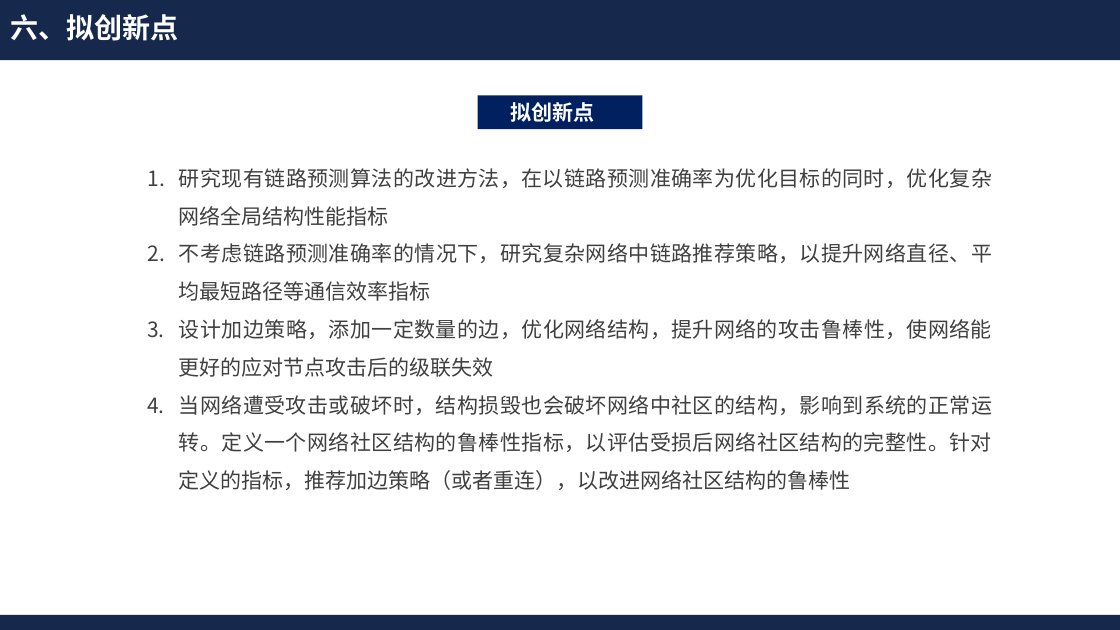
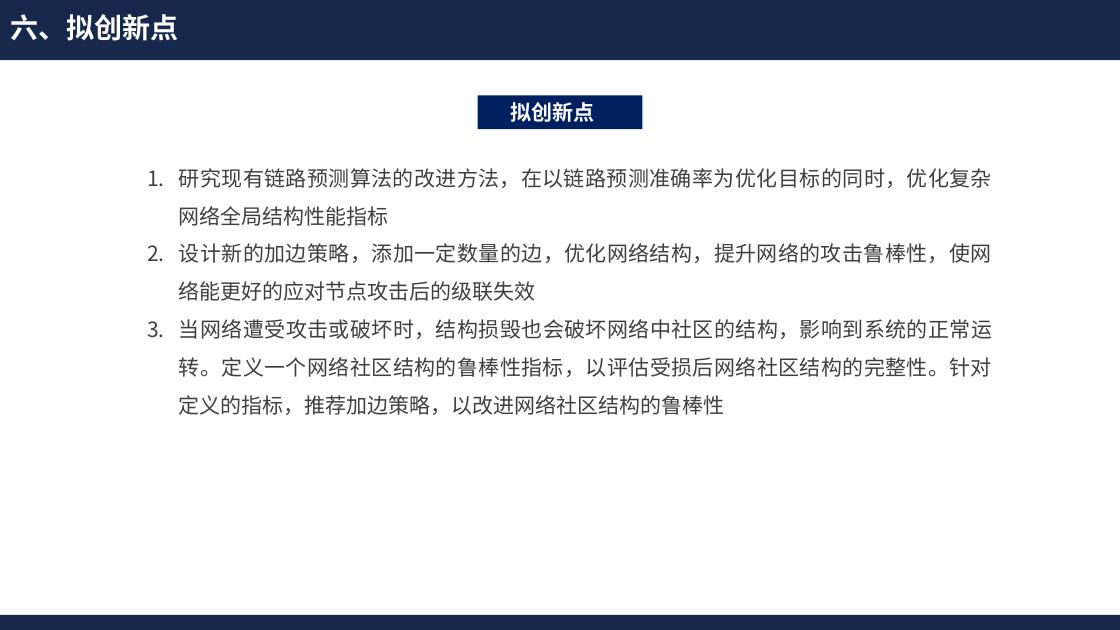
Before and after one commit to Akihi7777/day-day-up, a slide deck: slide 16 of 毕业近在咫尺/开题答辩.pptx (slide 15 before the commit). Drawn at 1120x630 pixels with LibreOffice and Linux fonts; fonts in the diff are those of the drawing; background and template pictures are left out. Boxes give left, top, right and bottom in pixels: in the first picture for what was removed or moved away, otherwise in the second. Text is boxed around its words. In the diff, an @@ line names an element or a change of style, - is before the commit and + after.

```diff
--- a/毕业近在咫尺/开题答辩.pptx
+++ b/毕业近在咫尺/开题答辩.pptx
@@ text at (179,243,992,415): text changed @@
-2. 不考虑链路预测准确率的情况下，研究复杂网络中链路推荐策略，以提升网络直径、平均最短路径等通信效率指标
-3. 设计加边策略，添加一定数量的边，优化网络结构，提升网络的攻击鲁棒性，使网络能更好的应对节点攻击后的级联失效
-4. 当网络遭受攻击或破坏时，结构损毁也会破坏网络中社区的结构，影响到系统的正常运转。定义一个网络社区结构的鲁棒性指标，以评估受损后网络社区结构的完整性。针对定义的指标，推荐加边策略（或者重连），以改进网络社区结构的鲁棒性
+2. 设计新的加边策略，添加一定数量的边，优化网络结构，提升网络的攻击鲁棒性，使网络能更好的应对节点攻击后的级联失效
+3. 当网络遭受攻击或破坏时，结构损毁也会破坏网络中社区的结构，影响到系统的正常运转。定义一个网络社区结构的鲁棒性指标，以评估受损后网络社区结构的完整性。针对定义的指标，推荐加边策略，以改进网络社区结构的鲁棒性
```
Also in this commit, not shown: 1 other slide changed, 2 slides added, 1 slide removed, 4 other files.
